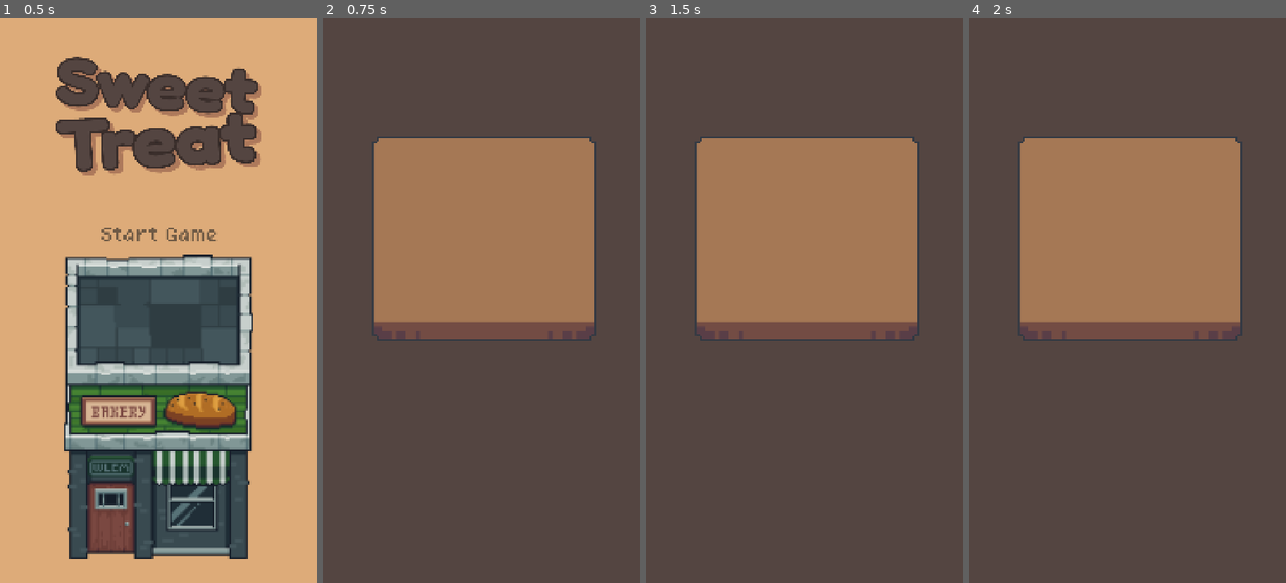
Above: before the commit, frames 1-4 (left to right).
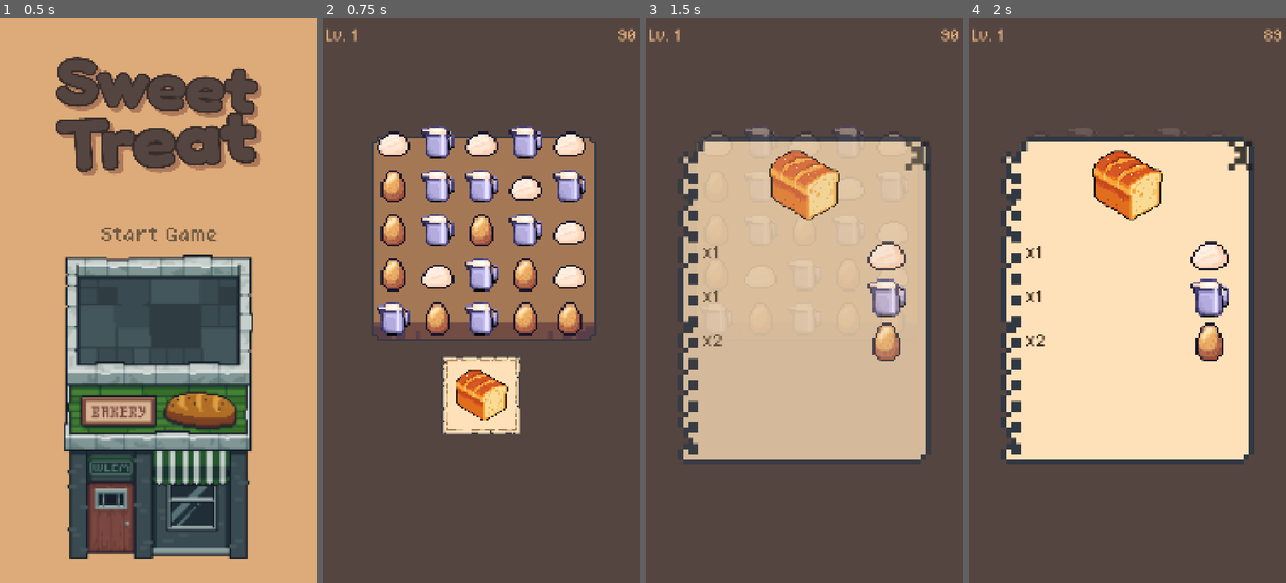
Above: after the commit, the same moments.

Repository: Krisha052/sweet-treat
Game: Godot game, scene res://scenes/main.tscn
Two runs of this game, one before a commit and one after it. Both use one fixed random seed, a clock stepped at 60 frames per second and the inputs below.
Inputs (mouse positions are in pixels of both pictures, inside the frame that each line leads up to):
- Up to frame 1 (0.5 s): no input
- Up to frame 2 (0.75 s): click (481, 232) at 0.5 s
- Up to frame 3 (1.5 s): click (804, 396) at 1.27 s
- Up to frame 4 (2 s): no input

Frame 1 is identical in both runs. In frame 2, 13% of the frame differs, in the area x 1-99%, y 1-74%; in frame 3, 46%, in the area x 1-99%, y 1-79%; in frame 4, 46%.
Error before the commit: Parse Error: Cannot infer the type of "remaining" variable because the value doesn't have a set type. (res://scripts/gameplay/level_controller.gd:267)

Commit message:
Full sweep: fix all Variant-inference errors in deficit/count helpers
Reported errors (level_controller.gd:267 and :185) were the same root pattern
as the earlier fix in commit 5ff793d — untyped Dictionary subscripts and
.values() loop variables inferred as Variant, propagating into downstream
local variables.

All four affected sites fixed with explicit types:

level_controller._min_deficit_for_pool() — lines 158-160 (latent):
  var total: int = 0
  for v: int in deficit.values(): total += v

level_controller._apply_force_placement() — lines 173-175 + 185 (reported):
  var total_needed: int = 0
  for v: int in deficit.values(): total_needed += v
  var spill_needed: int = max(0, total_needed - candidates.size())

level_controller._pick_next_recipe() — line 267 (reported):
  var remaining: int = free_counts[type_id] - committed.get(type_id, 0)

order_manager.get_force_deficit() — lines 102-104 (latent):
  var total: int = 0
  for v: int in deficit.values(): total += v

order.gd and ingredient.gd: audited, no instances of this pattern found.

Co-Authored-By: Claude Sonnet 4.6 <noreply@anthropic.com>

Diff:
--- a/scripts/gameplay/level_controller.gd
+++ b/scripts/gameplay/level_controller.gd
@@ -155,8 +155,8 @@
 			var d: int = needed[type_id] - free_counts.get(type_id, 0)
 			if d > 0:
 				deficit[type_id] = d
-		var total := 0
-		for v in deficit.values():
+		var total: int = 0
+		for v: int in deficit.values():
 			total += v
 		if best_total < 0 or total < best_total:
 			best_total = total
@@ -170,8 +170,8 @@
 func _apply_force_placement(deficit: Dictionary, priority_slots: Array) -> bool:
 	if deficit.is_empty():
 		return true
-	var total_needed := 0
-	for v in deficit.values():
+	var total_needed: int = 0
+	for v: int in deficit.values():
 		total_needed += v
 
 	# Priority candidates (consumed/re-rolled slots — already deselected by refill()).
@@ -182,7 +182,7 @@
 			candidates.append(slot)
 
 	# Spill candidates: non-priority, non-selected board slots.
-	var spill_needed := max(0, total_needed - candidates.size())
+	var spill_needed: int = max(0, total_needed - candidates.size())
 	var spill_pool: Array[Ingredient] = []
 	for child in $Ingredients.get_children():
 		var slot := child as Ingredient
@@ -264,7 +264,7 @@
 	var committed := _order_manager.get_committed_demand()
 	var available: Dictionary = {}
 	for type_id in free_counts:
-		var remaining := free_counts[type_id] - committed.get(type_id, 0)
+		var remaining: int = free_counts[type_id] - committed.get(type_id, 0)
 		if remaining > 0:
 			available[type_id] = remaining
 
--- a/scripts/gameplay/order_manager.gd
+++ b/scripts/gameplay/order_manager.gd
@@ -99,8 +99,8 @@
 			var d: int = needs[type_id] - avail
 			if d > 0:
 				deficit[type_id] = d
-		var total := 0
-		for v in deficit.values():
+		var total: int = 0
+		for v: int in deficit.values():
 			total += v
 		if best_total < 0 or total < best_total:
 			best_total = total
